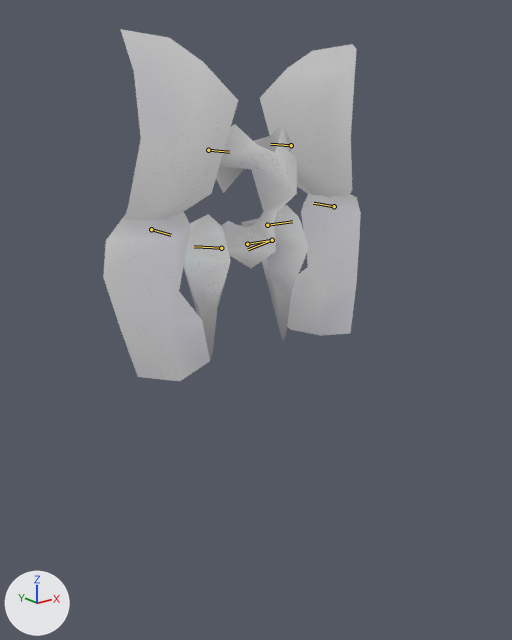
One commit to the glTF model assets/enemies/swordman_b/swordman_b.glb: the scene before it, then after it.
Camera for both pictures: a camera (50 mm lens) standing at (-5.44, -6.97, 3.21) and looking at (-0.06, -0.24, 0.51). Arrows for +X, +Y and +Z are at lower left; the lights stay in place. The older version comes first. The bones that bend it are drawn over the model as lines.

The first picture shows 'b_162.001'.
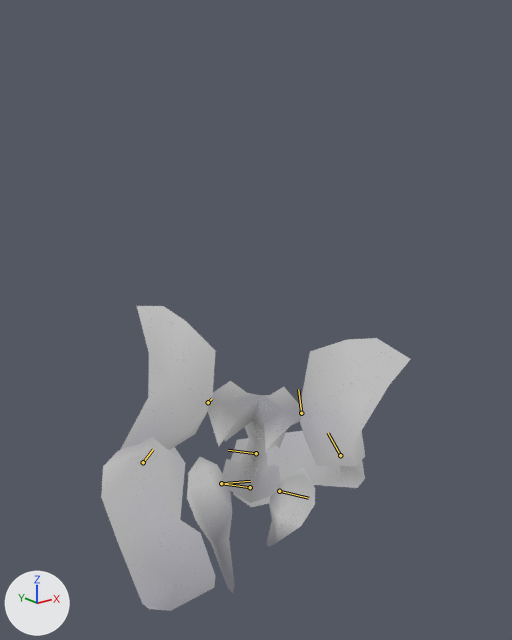
The newer file adds an action. The first version stands in its rest pose; the second is drawn at frame 5 of the action 'b062_stt'.

The edits, one by one:
Bone 'main_body' (bone_main_body) moves from (0.0, 0.0, 0.0) to (-3.342, -0.111, -0.19).
Bone 'main_body' (bone_main_body) turns from (0, 0, 0) to (131, 4, -1) degrees about its own x, y and z.
Bone 'l_fore_arm' (bone_l_fore_arm) moves from (0.0, 0.0, 0.0) to (0.254, 0.728, 0.121).
Bone 'l_fore_arm' (bone_l_fore_arm) turns from (0, 0, 0) to (30, 20, -52) degrees about its own x, y and z.
Bone 'r_fore_arm' (bone_r_fore_arm) moves from (0.0, 0.0, 0.0) to (0.081, 0.514, -0.243).
Bone 'r_fore_arm' (bone_r_fore_arm) turns from (0, 0, 0) to (-76, 51, 24) degrees about its own x, y and z.
Bone 'l_thigh' (bone_l_thigh) turns from (0, 0, 0) to (-10, -32, 24) degrees about its own x, y and z.
Bone 'l_upper_arm' (bone_l_upper_arm) turns from (0, 0, 0) to (-18, 5, 36) degrees about its own x, y and z.
Bone 'r_thigh' (bone_r_thigh) turns from (0, 0, 0) to (1, 19, -16) degrees about its own x, y and z.
Bone 'r_upper_arm' (bone_r_upper_arm) turns from (0, 0, 0) to (-14, 14, 20) degrees about its own x, y and z.

Changed parts and their boxes [x1, y1, x2, y2] in the pictures (512 x 640 px):
'b_162.001', posed (20% wider, 13% shorter)
    before: [103, 29, 361, 381]
    after: [101, 306, 410, 611]
bone 'main_body', root to tip
    before: (247, 244) to (272, 240)
    after: (250, 487) to (221, 483)
bone 'l_fore_arm', root to tip
    before: (334, 206) to (313, 203)
    after: (143, 462) to (153, 449)
bone 'r_fore_arm', root to tip
    before: (151, 229) to (171, 235)
    after: (340, 455) to (328, 433)
bone 'l_thigh', root to tip
    before: (272, 240) to (248, 249)
    after: (221, 483) to (250, 481)
bone 'l_upper_arm', root to tip
    before: (291, 145) to (270, 144)
    after: (208, 402) to (212, 398)
bone 'r_thigh', root to tip
    before: (221, 248) to (194, 246)
    after: (279, 491) to (308, 498)
bone 'r_upper_arm', root to tip
    before: (208, 150) to (229, 152)
    after: (301, 413) to (298, 389)
